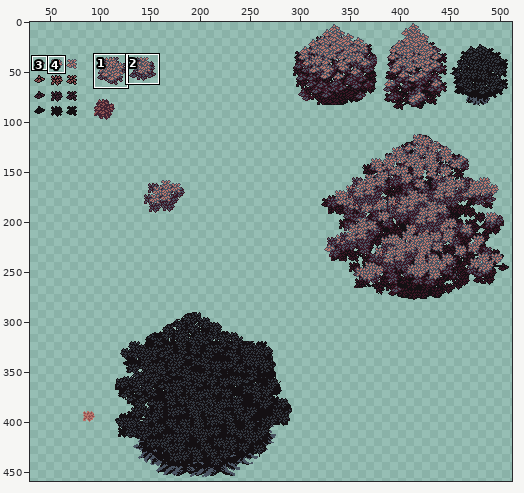
Two states of a pixel-art file, Assets/Art/Tilesets/Trees.ase. The picture above shows the old version from afar; the outline marks the close-up.
Close-up. As it was:
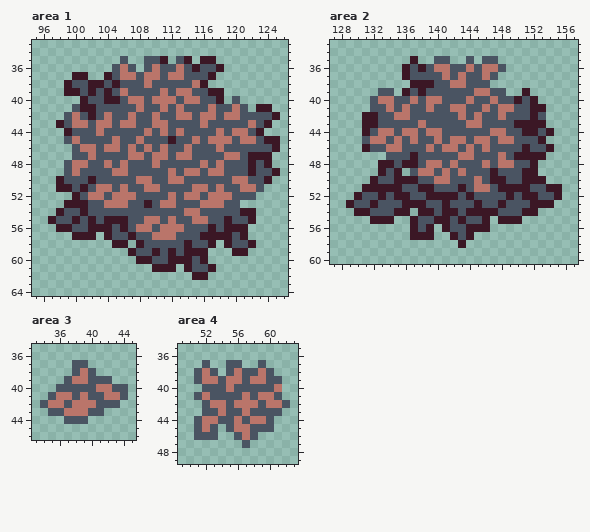
512x512 pixels, 1 frame. Shown: area 1: x 95..126, y 33..64; area 2: x 127..157, y 33..60; area 3: x 33..45, y 35..46; area 4: x 49..63, y 35..49. The wide view leaves out empty margins. The commit also changed other parts of the picture, which this record leaves out.
And afterwards:
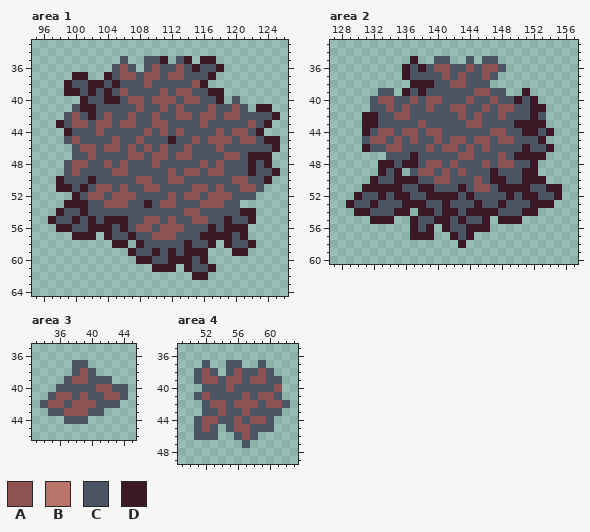
Palette (. is transparent): A #8e5252  B #ba756a  C #4a5462  D #3b1725
Change:
--- area 1, layer "Layer"
@@ x 95..126 @@
 35 ...........C..CCD.CD.DD.........
-36 ..........CBC.CBCCBCDCCD........
-37 .....DD..DCBBCBBCBBCCCD.........
-38 ....DCCDDCDCCCBCCCCCBD..........
-39 ....DDCDCDCBCCCCBCBBCCDD........
-40 ......DCCDDCBBCBBBCBBCCD.C......
-41 .....CDDCCCCCBCCBCBCCCBCCBC.DD..
-42 ....CBCDCBCCBCCBCCBBCBBCBBCCCCD.
-43 ...DCBBCBBCBBCCBBCCCCBCCCCCBCD..
-44 ....DCCCBCCCCCBCBCBCCCCBCBBCD...
-45 ....CBCCCCBCCBCCCDCCBCBBBCBBCDD.
-46 .....CBBCBBCBCBCBCCBCCCBCCCCCCD.
-47 .....CCBCCCCBBCBBCBBCCCCBBCDDD..
-48 ....CBBCCBCBCCCBCCCCCBCBCCCDCD..
-49 ....CBCCCCBBCCCCCBCBBCBBCCCDCCD.
-50 ...DCCCDCCCCCBBCCBBCCCCCCBBCCD..
-51 ...DDCDCBBCBCCBBCCCCBBCBCCBBC...
-52 .....DCBBCBBBCCCCBCBBCBBBCCC....
-53 ....DDDCCBBBCCDCBBCCCBBBCC......
-54 ...DCCDCCCCCCCCCCCCBBCCCCCDD....
-55 ..DCCDCDCDDDCCBBCBCCBBCCDCCD....
-56 ...DDCCDDDCDCBBCBBBCCCDCDDD.....
-57 .....DDD.DCCDCCBBBCCCDDDDCD.....
+36 ..........CAC.CACCACDCCD........
+37 .....DD..DCAACAACAACCCD.........
+38 ....DCCDDCDCCCACCCCCAD..........
+39 ....DDCDCDCACCCCACAACCDD........
+40 ......DCCDDCAACAAACAACCD.C......
+41 .....CDDCCCCCACCACACCCACCAC.DD..
+42 ....CACDCACCACCACCAACAACAACCCCD.
+43 ...DCAACAACAACCAACCCCACCCCCACD..
+44 ....DCCCACCCCCACACACCCCACAACD...
+45 ....CACCCCACCACCCDCCACAAACAACDD.
+46 .....CAACAACACACACCACCCACCCCCCD.
+47 .....CCACCCCAACAACAACCCCAACDDD..
+48 ....CAACCACACCCACCCCCACACCCDCD..
+49 ....CACCCCAACCCCCACAACAACCCDCCD.
+50 ...DCCCDCCCCCAACCAACCCCCCAACCD..
+51 ...DDCDCAACACCAACCCCAACACCAAC...
+52 .....DCAACAAACCCCACAACAAACCC....
+53 ....DDDCCAAACCDCAACCCAAACC......
+54 ...DCCDCCCCCCCCCCCCAACCCCCDD....
+55 ..DCCDCDCDDDCCAACACCAACCDCCD....
+56 ...DDCCDDDCDCAACAAACCCDCDDD.....
+57 .....DDD.DCCDCCAAACCCDDDDCD.....
 58 ..........DD.DCCCCCDCCD.DCCD....
--- area 2, layer "Layer"
@@ x 127..157 @@
 35 ..........D..CC..C.CC..........
-36 .........DCDCBBCCBCBBC.........
-37 .........DCCCCBCBCCBC..........
-38 ..........DDDCCBBCCC...........
-39 ......CC.DCDCCCCCCBBCC..D......
-40 .....CBBCCBCBBCCCBCCBCCDCD.....
-41 .....CCBCBCCBCCBBCCBCBBCCDD....
-42 ....DDCCBBCCCCCCBCBCCBCCCDC....
-43 ....DDCCCCCBCCCCCBBCCCCDDDD....
-44 ....DCBBCBBCBBCCCCCCBBCCDDCD...
-45 ....CBBCBCBCCBCBBCBBCBBCCCD....
-46 ....DCCBBCCCBCBBCBCBCCCCDCCD...
-47 .......CCCDCCCCCBBCCCBCDDDD....
-48 ......DDCDDCBBCBCCCBCBBCCD.....
-49 ......DCD.CBBCBCBCCCDCCCDD.....
-50 .....DCCDDDCCBBCCCBCDDCCDDD....
-51 ....DDDDDCCDDCCCDCBBCDDDDCCDD..
+36 .........DCDCAACCACAAC.........
+37 .........DCCCCACACCAC..........
+38 ..........DDDCCAACCC...........
+39 ......CC.DCDCCCCCCAACC..D......
+40 .....CAACCACAACCCACCACCDCD.....
+41 .....CCACACCACCAACCACAACCDD....
+42 ....DDCCAACCCCCCACACCACCCDC....
+43 ....DDCCCCCACCCCCAACCCCDDDD....
+44 ....DCAACAACAACCCCCCAACCDDCD...
+45 ....CAACACACCACAACAACAACCCD....
+46 ....DCCAACCCACAACACACCCCDCCD...
+47 .......CCCDCCCCCAACCCACDDDD....
+48 ......DDCDDCAACACCCACAACCD.....
+49 ......DCD.CAACACACCCDCCCDD.....
+50 .....DCCDDDCCAACCCACDDCCDDD....
+51 ....DDDDDCCDDCCCDCAACDDDDCCDD..
 52 ...DCCDCDDCCDDDDCDCCCCDCDDCCD..
--- area 3, layer "Layer"
@@ x 33..45 @@
 37 .....CC......
-38 .....CBC.....
-39 ....CBBCCC...
-40 ...CCCCCBBCC.
-41 ..CBBCBCCBBC.
-42 .CBBCBBBCCC..
-43 ..CCBBBCC....
+38 .....CAC.....
+39 ....CAACCC...
+40 ...CCCCCAACC.
+41 ..CAACACCAAC.
+42 .CAACAAACCC..
+43 ..CCAAACC....
 44 ....CCC......
--- area 4, layer "Layer"
@@ x 49..63 @@
 37 ...C..CC..C....
-38 ..CBC.CBCCBC...
-39 ..CBBCBBCBBCC..
-40 ...CCCBCCCCCB..
-41 ..CBCCCCBCBBC..
-42 ...CBBCBBBCBBC.
-43 ...CCBCCBCCCC..
-44 ..CBBCCBCBBC...
-45 ..CBC.CBBCCC...
-46 ..CCC..CBC.....
+38 ..CAC.CACCAC...
+39 ..CAACAACAACC..
+40 ...CCCACCCCCA..
+41 ..CACCCCACAAC..
+42 ...CAACAAACAAC.
+43 ...CCACCACCCC..
+44 ..CAACCACAAC...
+45 ..CAC.CAACCC...
+46 ..CCC..CAC.....
 47 ........C......
